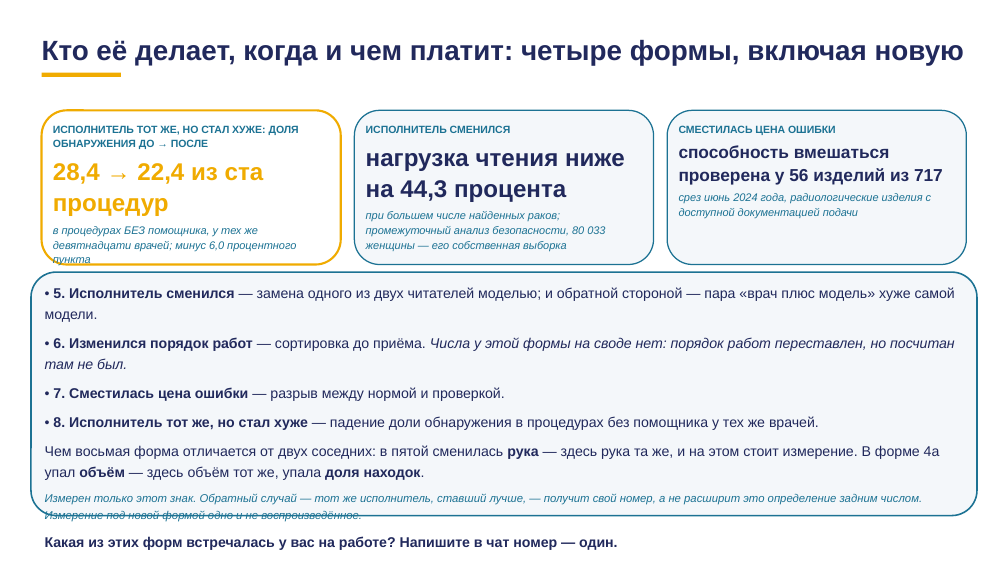
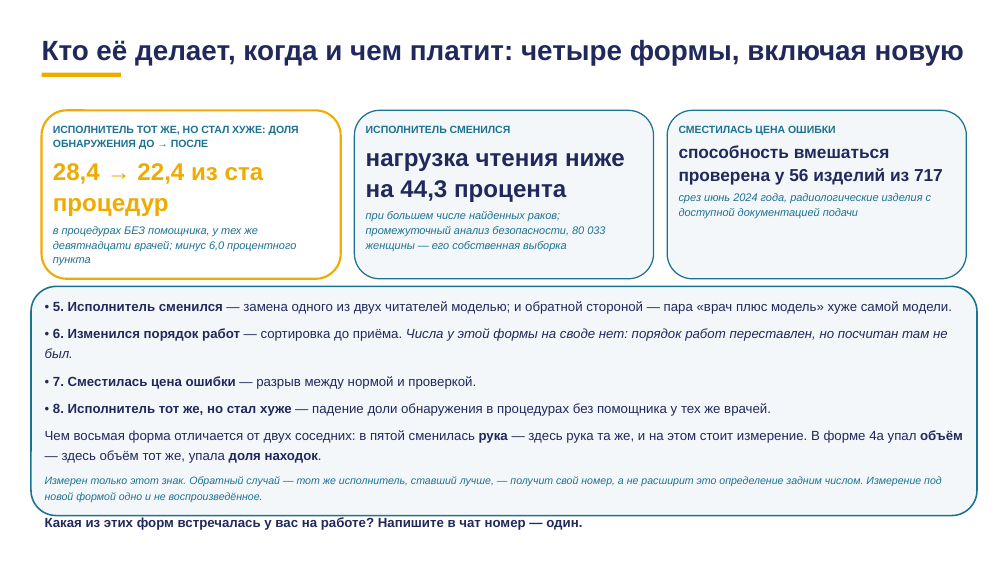
Before and after one commit to tellina-study/AI-usage-lessons, a slide deck: slide 101 of library/lectures/lec-07/rework/deck/lec-07-karkas.pptx. Drawn at 1008x567 pixels with LibreOffice and Linux fonts; fonts in the diff are those of the drawing. Boxes give left, top, right and bottom in pixels: in the first picture for what was removed or moved away, otherwise in the second. Text is boxed around its words. In the diff, an @@ line names an element or a change of style, - is before the commit and + after.

```diff
--- a/library/lectures/lec-07/rework/deck/lec-07-karkas.pptx
+++ b/library/lectures/lec-07/rework/deck/lec-07-karkas.pptx
@@ rounded rectangle: place and size @@
-rounded rectangle at <box>42,110,341,265</box>
+rounded rectangle at <box>42,110,341,279</box>
@@ rounded rectangle: place and size @@
-rounded rectangle at <box>355,110,654,265</box>
+rounded rectangle at <box>355,110,654,279</box>
@@ proportions changed in 4 elements at <box>31,287,977,516</box>, <box>42,110,341,279</box>, <box>355,110,654,279</box>, <box>668,110,967,279</box> @@
@@ rounded rectangle: place and size @@
-rounded rectangle at <box>668,110,967,265</box>
+rounded rectangle at <box>668,110,967,279</box>
@@ text "в процедурах БЕЗ помощника, у ..." rewrapped from <box>53,226,296,251</box> to <box>53,226,296,266</box> @@
@@ rounded rectangle: place and size @@
-rounded rectangle at <box>31,272,977,516</box>
+rounded rectangle at <box>31,287,977,516</box>
@@ text "• 5. Исполнитель сменился — ...": place and size @@
-text "• 5. Исполнитель сменился — ..." at <box>45,287,955,522</box>
+text "• 5. Исполнитель сменился — ..." at <box>45,301,963,527</box>
@@ text "• 5. Исполнитель сменился — ..." at <box>45,301,963,527</box>: size 13.5 to 12.6 pt in "• 5. Исполнитель сменился — замена одного ...", "• 6. Изменился порядок работ — сортировка ...", "• 7. Сместилась цена ошибки — разрыв ...", "• 8. Исполнитель тот же, но стал ..." and 2 more places; size 10.8 to 10.1 pt in "Измерен только этот знак. Обратный случай — ..." @@
```
Also in this commit, not shown: 8 other slides changed, 13 other files.
